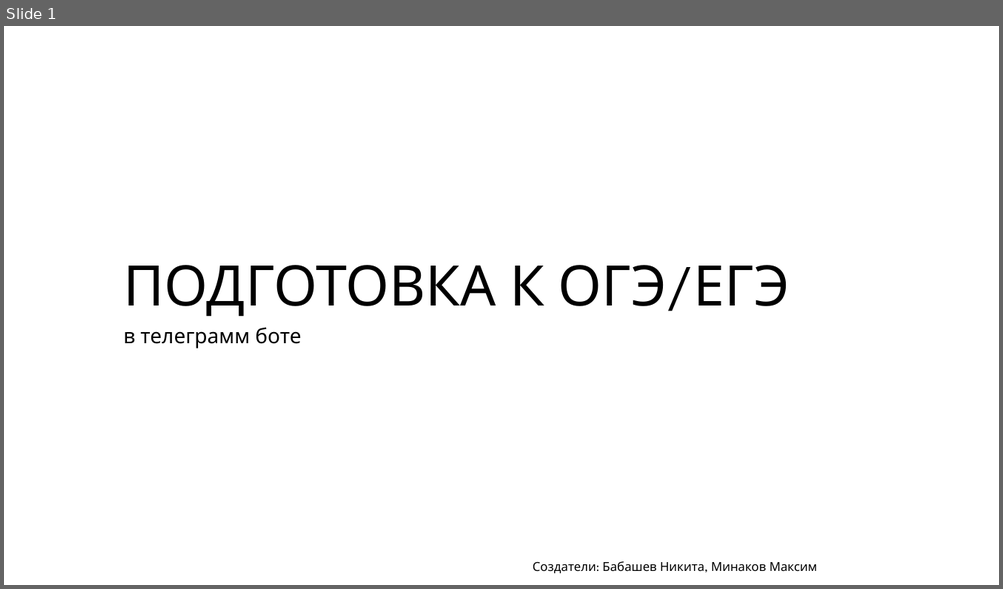
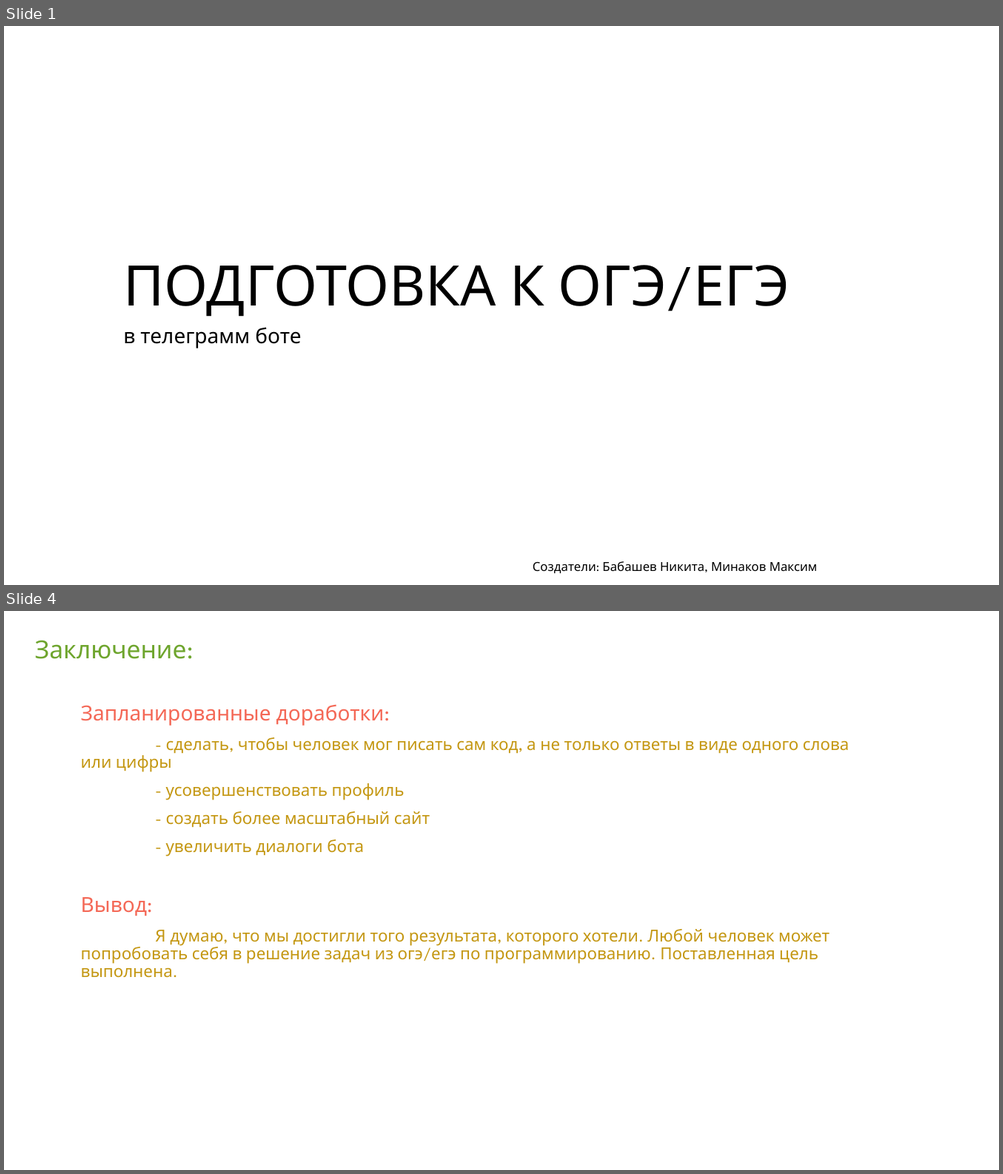
Before and after one commit to nikitababashev/telegram_bot_lyceum, a slide deck: docs/exam_preparation.pptx. Shown one above the other, each under a label of ours: slide 1 before the commit, slides 1 and 4 after it; the slides between them are not shown. The pictures are 1003x589 and 1003x1174 pixels, drawn with LibreOffice and Linux fonts; fonts in the diff are those of the drawing; background and template pictures are left out. Boxes give left, top, right and bottom in pixels: in the first picture for what was removed or moved away, otherwise in the second. Text is boxed around its words. In the diff, an @@ line names an element or a change of style, - is before the commit and + after.

```diff
--- a/docs/exam_preparation.pptx
+++ b/docs/exam_preparation.pptx
@@ slide 4 added at box(4, 611, 999, 1170), background #FFFFFF @@
@@ text added at box(35, 640, 193, 659), 24 pt, text #6EA52D @@
+Заключение:
@@ text added at box(81, 704, 849, 978), 16 pt, text #C49712 @@
+Запланированные доработки:
+- сделать, чтобы человек мог писать сам код, а не только ответы в виде одного слова или цифры
+- усовершенствовать профиль
+- создать более масштабный сайт
+- увеличить диалоги бота
+Вывод:
+Я думаю, что мы достигли того результата, которого хотели. Любой человек может попробовать себя в решение задач из огэ/егэ по программированию. Поставленная цель выполнена.
```
Also in this commit, not shown: 1 slide changed, 2 other slides added.
